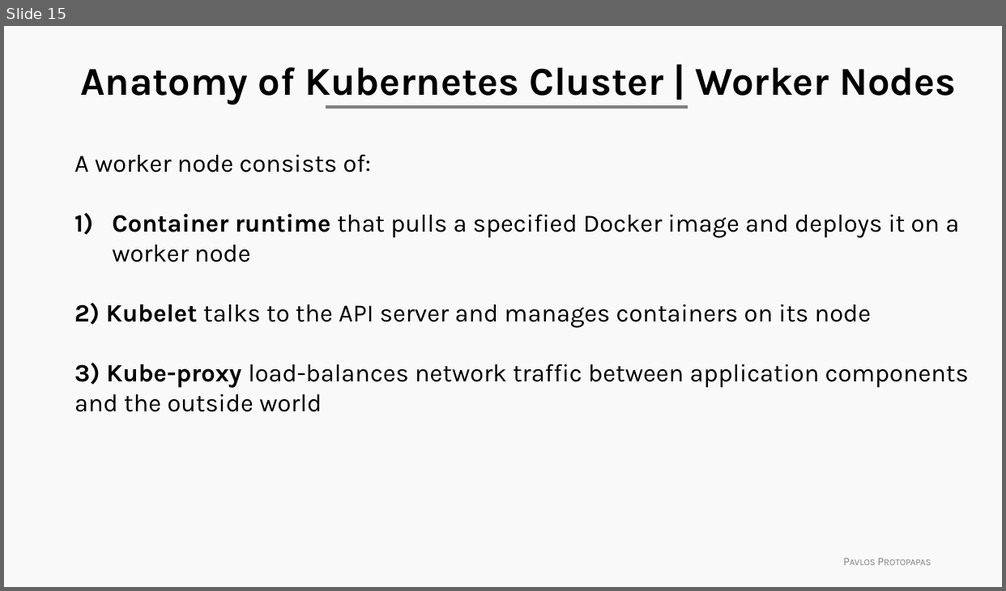
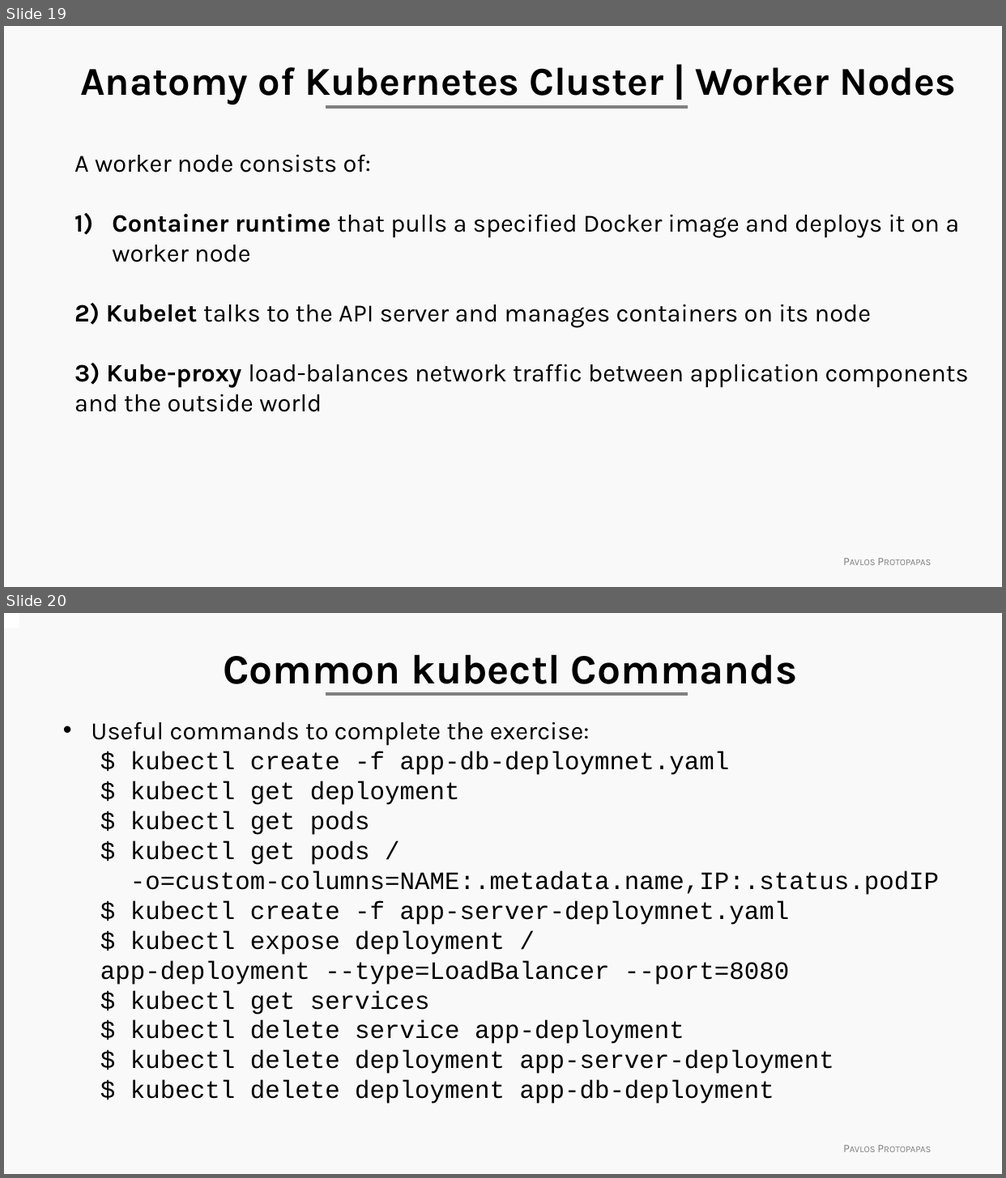
Before and after one commit to Harvard-IACS/2021-ComputeFest, a slide deck: Day 4/ComputeFest2021_Deployment.pptx. Shown one above the other, each under a label of ours: slide 15 before the commit, slides 19 and 20 after it. The pictures are 1006x591 and 1006x1178 pixels, drawn with LibreOffice and Linux fonts; fonts in the diff are those of the drawing; background and template pictures are left out. Boxes give left, top, right and bottom in pixels: in the first picture for what was removed or moved away, otherwise in the second. Text is boxed around its words. In the diff, an @@ line names an element or a change of style, - is before the commit and + after.

```diff
--- a/Day 4/ComputeFest2021_Deployment.pptx
+++ b/Day 4/ComputeFest2021_Deployment.pptx
@@ slide 20 added at [4,613,1002,1174], background #F9F9F9; not listed: 2 template elements that a slide beside it also shows @@
@@ rectangle added at [4,613,19,628], fill #FFFFFF @@
@@ rectangle added at [4,613,19,624], fill #FFFFFF @@
@@ text added at [223,654,797,694], 40 pt, text #000000, bold @@
+Common kubectl Commands
@@ text added at [91,722,939,1104], 24 pt, text #000000 @@
+• Useful commands to complete the exercise:
+  $ kubectl create -f app-db-deploymnet.yaml
+  $ kubectl get deployment
+  $ kubectl get pods
+  $ kubectl get pods /
+  -o=custom-columns=NAME:.metadata.name,IP:.status.podIP
+  $ kubectl create -f app-server-deploymnet.yaml
+  $ kubectl expose deployment /
+  app-deployment --type=LoadBalancer --port=8080
+  $ kubectl get services
+  $ kubectl delete service app-deployment
+  $ kubectl delete deployment app-server-deployment
+  $ kubectl delete deployment app-db-deployment
@@ what was slide 15 is now slide 19 @@
```
Also in this commit, not shown: 1 slide changed, 5 other slides added, 1 other file.
